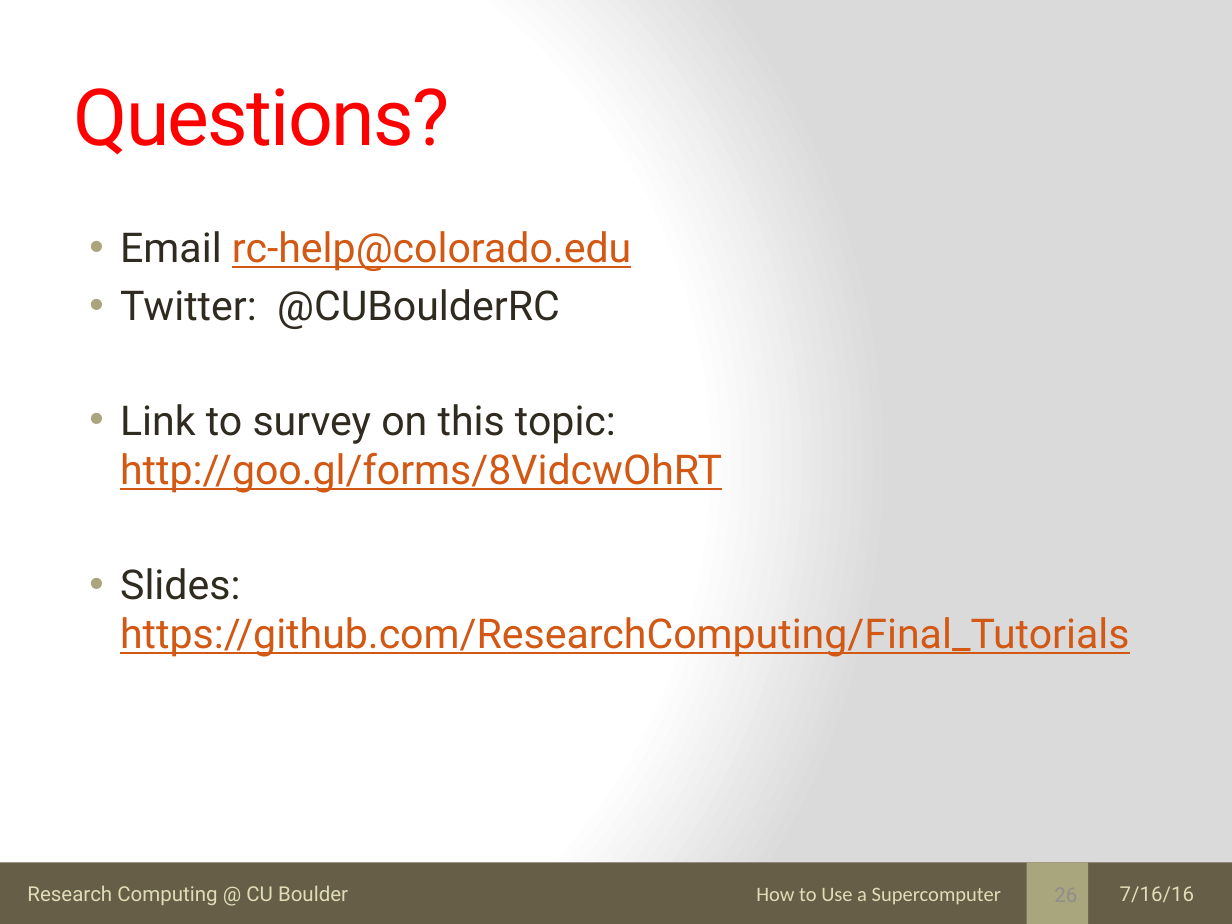
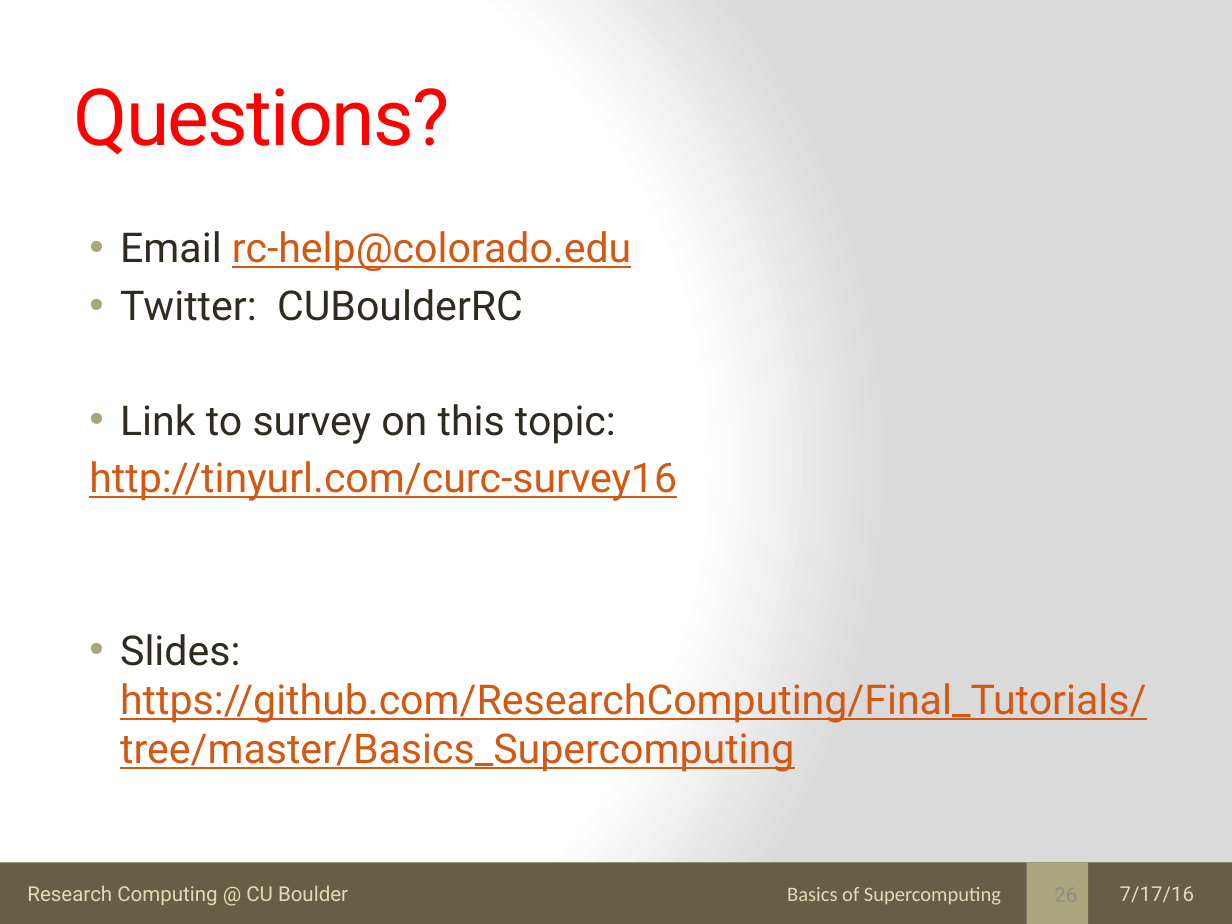
Before and after one commit to kkwinner/Final_Tutorials, a slide deck: slide 26 of Basics_Supercomputing/beginner_parallel_computing.pptx. Drawn at 1232x924 pixels with LibreOffice and Linux fonts; fonts in the diff are those of the drawing. Boxes give left, top, right and bottom in pixels: in the first picture for what was removed or moved away, otherwise in the second. Text is boxed around its words. In the diff, an @@ line names an element or a change of style, - is before the commit and + after.

```diff
--- a/Basics_Supercomputing/beginner_parallel_computing.pptx
+++ b/Basics_Supercomputing/beginner_parallel_computing.pptx
@@ text at (89,289,1146,772): text changed @@
-• Twitter: @CUBoulderRC
-• Link to survey on this topic: http://goo.gl/forms/8VidcwOhRT
-• Slides: https://github.com/ResearchComputing/Final_Tutorials
+• Twitter: CUBoulderRC
+• Link to survey on this topic:
+http://tinyurl.com/curc-survey16
+• Slides: https://github.com/ResearchComputing/Final_Tutorials/tree/master/Basics_Supercomputing
@@ text at (787,887,1001,905): text changed @@
-How to Use a Supercomputer
+Basics of Supercomputing
@@ text at (1120,886,1195,902): text changed @@
-7/16/16
+7/17/16
```
Also in this commit, not shown: 2 other slides changed, 1 slide added, 1 slide removed, 18 other files.
